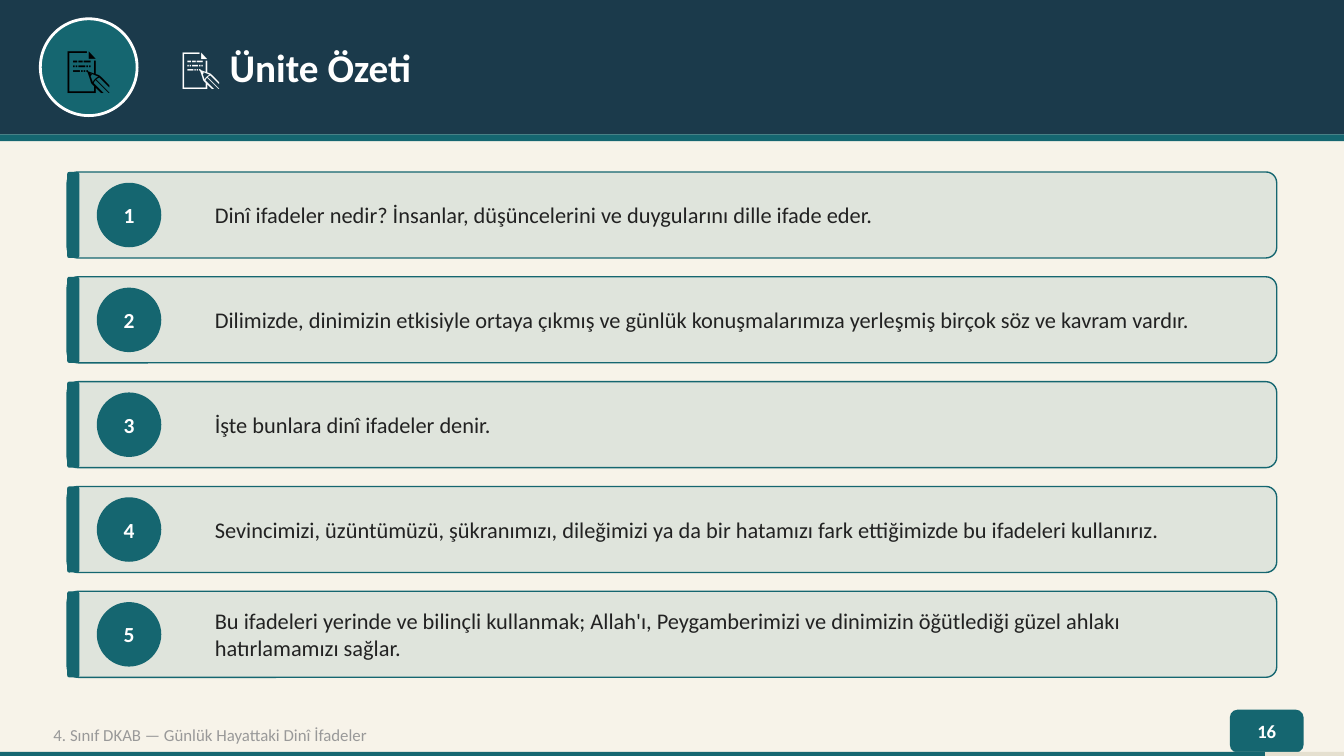
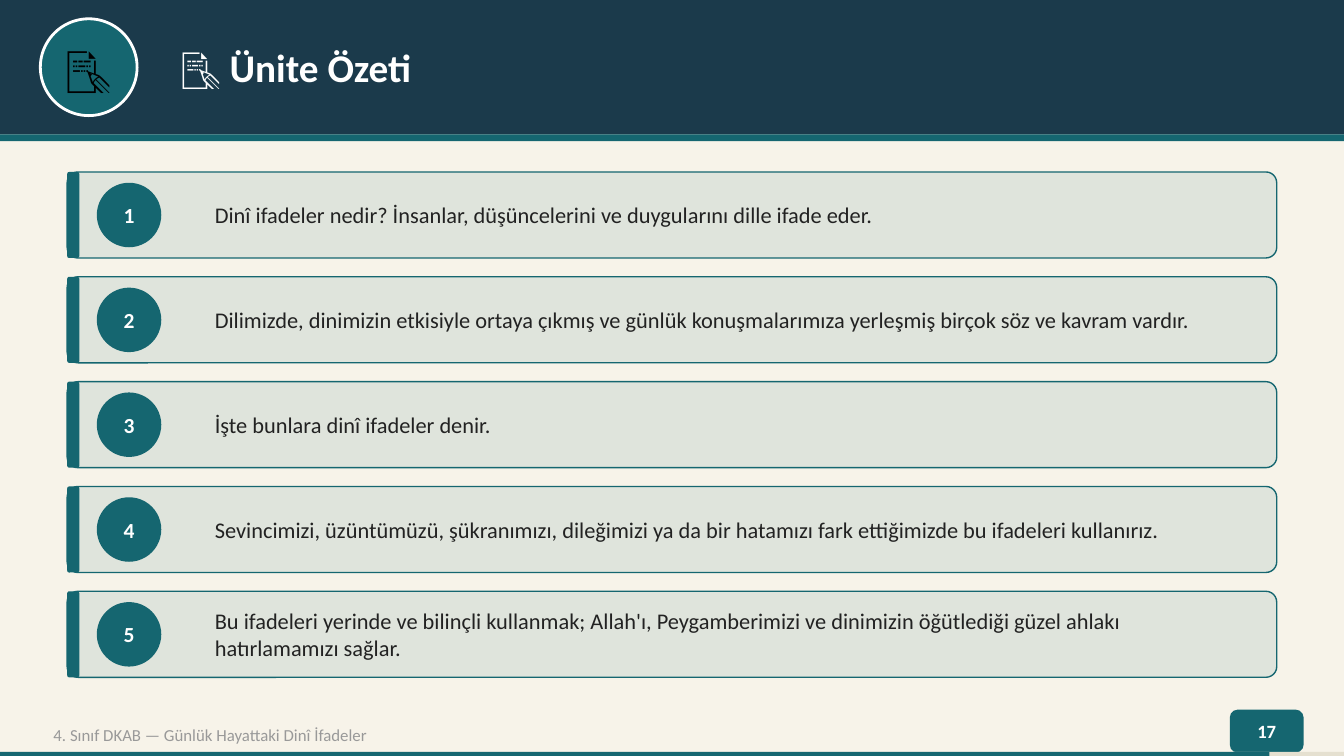
Before and after one commit to aishasurayzc-ui/din-kulturu-4sinif-1unite, a slide deck: slide 17 of slayt1.pptx (slide 16 before the commit). Drawn at 1344x756 pixels with LibreOffice and Linux fonts; fonts in the diff are those of the drawing. Boxes give left, top, right and bottom in pixels: in the first picture for what was removed or moved away, otherwise in the second. Text is boxed around its words. In the diff, an @@ line names an element or a change of style, - is before the commit and + after.

```diff
--- a/slayt1.pptx
+++ b/slayt1.pptx
@@ text in rounded rectangle at [1257, 726, 1276, 738]: text changed @@
-16
+17
@@ rectangle: place and size @@
-rectangle at [0, 751, 1265, 756]
+rectangle at [0, 751, 1269, 756]
```
Also in this commit, not shown: 14 other slides changed, 1 slide added, 4 other files.
